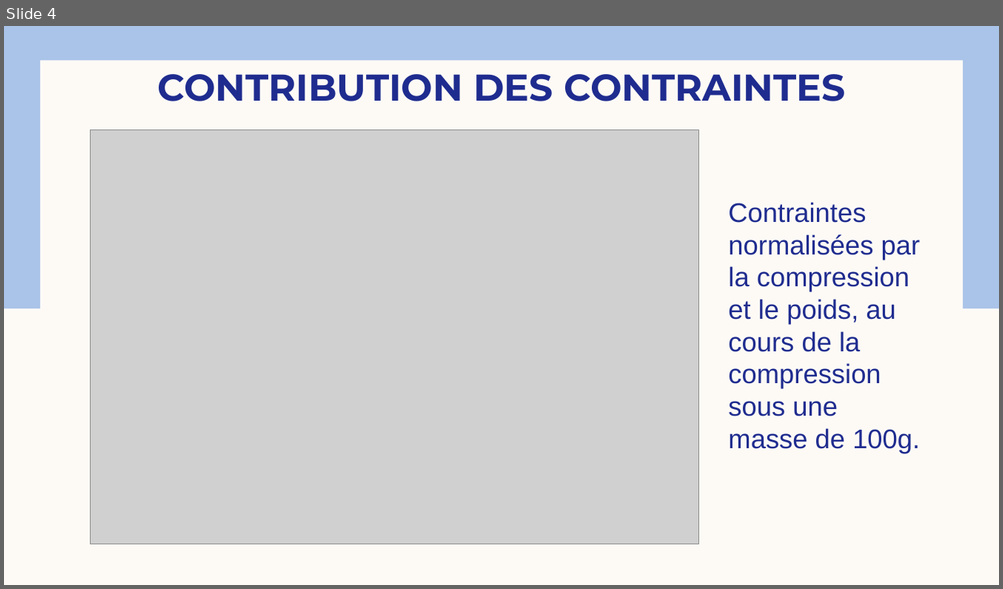
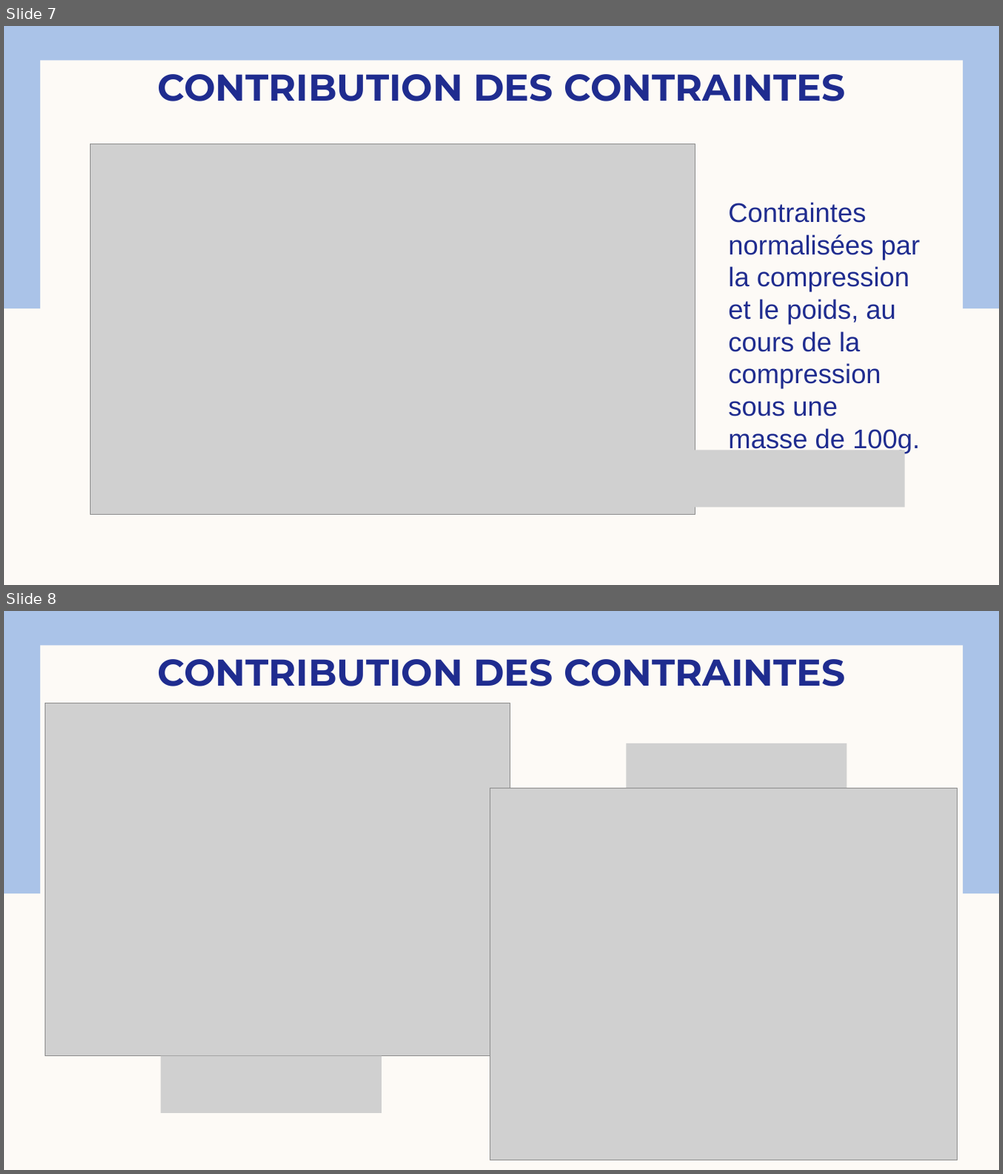
Before and after one commit to Josephine-gith/VS, a slide deck: PPT/Viscoplastic Squeeze pptGE.pptx. Shown one above the other, each under a label of ours: slide 4 before the commit, slides 7 and 8 after it. The pictures are 1003x589 and 1003x1174 pixels, drawn with LibreOffice and Linux fonts; fonts in the diff are those of the drawing; grey boxes stand for pictures. Boxes give left, top, right and bottom in pixels: in the first picture for what was removed or moved away, otherwise in the second. Text is boxed around its words. In the diff, an @@ line names an element or a change of style, - is before the commit and + after.

```diff
--- a/PPT/Viscoplastic Squeeze pptGE.pptx
+++ b/PPT/Viscoplastic Squeeze pptGE.pptx
@@ slide 8 added at box(4, 611, 999, 1170), background #FDFAF6; not listed: 2 template elements that a slide beside it also shows @@
@@ title added at box(157, 659, 845, 686), 36 pt, text #1F2C8F, bold @@
+CONTRIBUTION DES CONTRAINTES
@@ picture added at box(45, 703, 511, 1056) @@
@@ picture added at box(626, 743, 847, 796) @@
@@ picture added at box(490, 789, 958, 1161) @@
@@ picture added at box(161, 1056, 381, 1114) @@
@@ what was slide 4 is now slide 7 @@
@@ slide 7 changed as well @@
@@ picture: place and size @@
-picture at box(90, 130, 699, 545)
+picture at box(91, 144, 695, 514)
@@ picture added at box(684, 451, 905, 508) @@
```
Also in this commit, not shown: 3 other slides changed, 3 other slides added, 8 other files.
